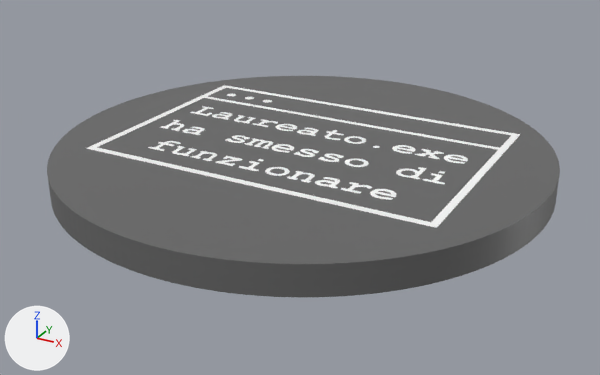
One commit to the glTF model public/products/sottobicchiere-laureato-exe.glb: the scene before it, then after it.
Both versions are drawn from a 50 mm lens placed at (0.053, -0.0972, 0.0458), pointed at (0.0004, -0.0017, -0.0019). The lights are fixed; the arrows at lower left show +X, +Y and +Z. The picture after the commit comes second. Where no turn or scale is listed for an object, it has been applied to the vertices. Vertices at exactly the same position are counted once.

Names of what the first picture shows: 'coaster_base', 'coaster_ink'.
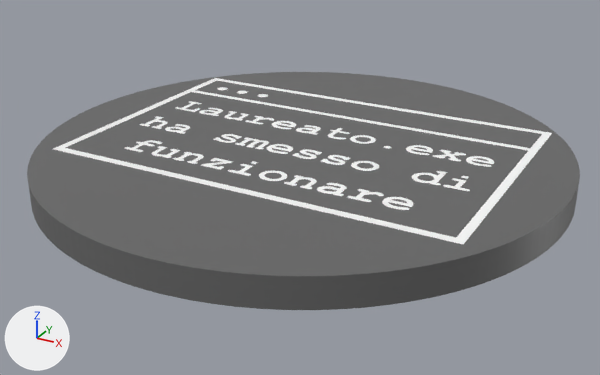
Patch to the scene script:
```diff
--- a/public/products/sottobicchiere-laureato-exe.glb.py
+++ b/public/products/sottobicchiere-laureato-exe.glb.py
@@ me_coaster_base @@
 # used by ob_coaster_base; location = (0.0, 0.0, 0.0)
-me_coaster_base.from_pydata(...)  # 9106 vertices, 18208 faces; spans x -0.035..0.035, y -0.035..0.035, z 0.0..0.004
+me_coaster_base.from_pydata(...)  # 9106 vertices, 18208 faces; spans x -0.0375..0.0375, y -0.0375..0.0375, z 0.0..0.004
+# me_coaster_base part 1: 9106 of 9106 vertices moved; they spanned x -0.035..0.035, y -0.035..0.035, z 0.0..0.004 and now span x -0.0375..0.0375, y -0.0375..0.0375, z 0.0..0.004; mean shift (-0.0003, -0.0002, 0.0)
 me_coaster_base.materials.append(mat_defaultmaterial)
@@ me_coaster_ink @@
 # used by ob_coaster_ink; location = (0.0, 0.0, 0.0)
-me_coaster_ink.from_pydata(...)  # 8786 vertices, 17480 faces; spans x -0.0259..0.0259, y -0.0161..0.0189, z 0.0034..0.004
+me_coaster_ink.from_pydata(...)  # 8786 vertices, 17480 faces; spans x -0.0299..0.0299, y -0.0186..0.0218, z 0.0034..0.004
+# me_coaster_ink part 2: the whole mesh is scaled about the mesh origin by (1.15, 1.15, 1)
 me_coaster_ink.materials.append(mat_defaultmaterial_001)
```

Location of each change, (x1, y1, x2, y2) in pixels of the pictures (600 x 375 px):
'coaster_base', reshaped (8% wider, 8% taller): before (47, 76, 560, 297); after (27, 72, 580, 310)
'coaster_ink', rescaled (15% wider, 16% taller): before (86, 85, 520, 228); after (53, 78, 552, 244)
